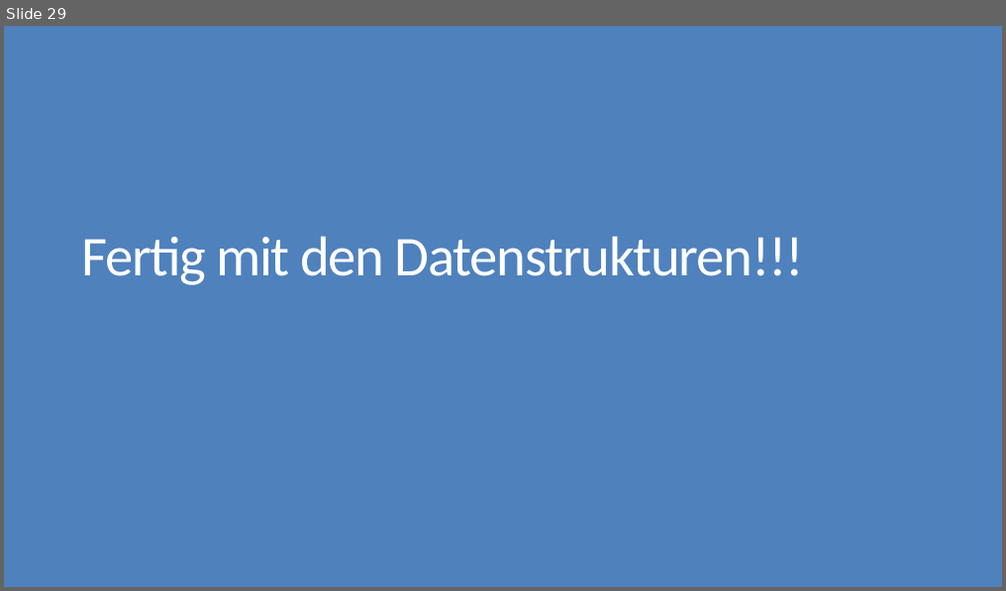
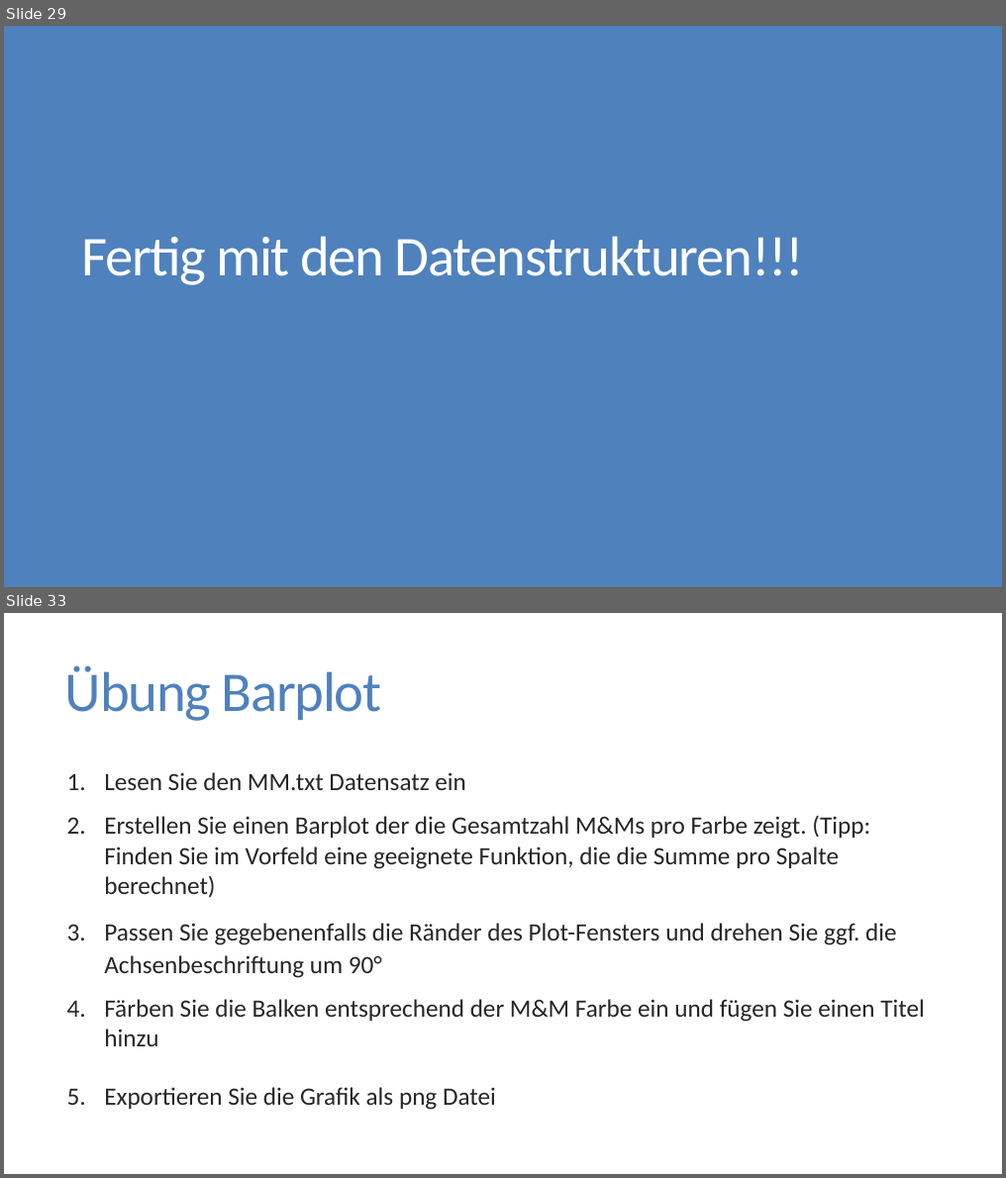
Before and after one commit to FlorianKeppeler/RKurs, a slide deck: Einführung in R.pptx. Shown one above the other, each under a label of ours: slide 29 before the commit, slides 29 and 33 after it; the slides between them are not shown. The pictures are 1006x591 and 1006x1178 pixels, drawn with LibreOffice and Linux fonts; fonts in the diff are those of the drawing. Boxes give left, top, right and bottom in pixels: in the first picture for what was removed or moved away, otherwise in the second. Text is boxed around its words. In the diff, an @@ line names an element or a change of style, - is before the commit and + after.

```diff
--- a/Einführung in R.pptx
+++ b/Einführung in R.pptx
@@ slide 33 added at box(4, 613, 1002, 1174), background #FFFFFF @@
@@ title added at box(65, 665, 382, 721), 54 pt, text #4F81BD @@
+Übung Barplot
@@ text added at box(104, 772, 925, 1110), 24 pt, text #262626 @@
+1. Lesen Sie den MM.txt Datensatz ein
+2. Erstellen Sie einen Barplot der die Gesamtzahl M&Ms pro Farbe zeigt. (Tipp: Finden Sie im Vorfeld eine geeignete Funktion, die die Summe pro Spalte berechnet)
+3. Passen Sie gegebenenfalls die Ränder des Plot-Fensters und drehen Sie ggf. die Achsenbeschriftung um 90°
+4. Färben Sie die Balken entsprechend der M&M Farbe ein und fügen Sie einen Titel hinzu
+5. Exportieren Sie die Grafik als png Datei
```
Also in this commit, not shown: 1 slide changed, 4 other slides added, 1 slide removed, 17 other files.
